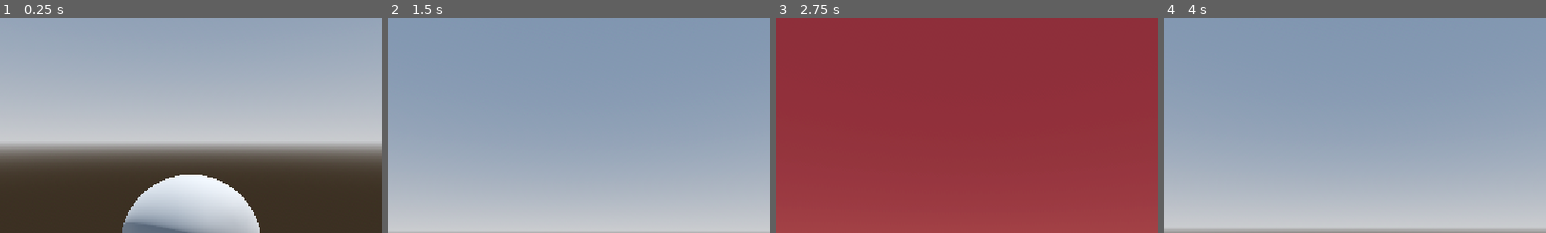
Above: before the commit, frames 1-4 (left to right).
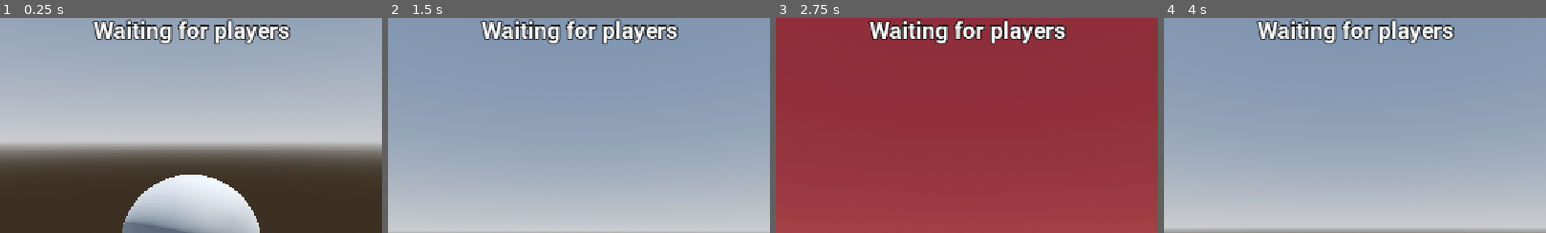
Above: after the commit, the same moments.

Repository: Virus01Official/forgotten_rewrite
Game: Godot game, scene res://main.tscn
Same seed, same stepped clock (60 frames per second), same inputs: the game is played once before the commit and once after it.
Inputs (mouse positions are % of the whole screen's width and height, from its top left):
- Up to frame 1 (0.25 s): no input
- Up to frame 2 (1.5 s): move the mouse to (55, 50) at 0.52 s; hold Up (ui_up) from 0.53 s (still down); tap Q (Ability1) at 0.6 s; move the mouse to (45, 50) at 1.27 s; tap E (Ability2) at 1.35 s
- Up to frame 3 (2.75 s): keep holding Up (ui_up); move the mouse to (52, 48) at 2.02 s; click (52, 48) at 2.1 s
- Up to frame 4 (4 s): keep holding Up (ui_up); move the mouse to (49, 52) at 2.77 s; tap V (ChangeCam) at 2.85 s; tap Enter at 3.5 s; move the mouse to (57, 51) at 3.52 s; hold Shift (Sprint) from 3.53 s (still down)
The pictures show only the part of the screen within x 25-75%, y 0-50%; the shares and areas given below are measured in that part.

The runs differ from the first frame. In frame 1, 3.5% of the frame differs, in the area x 24-77%, y 0-12%; in frame 2, 3.6%; in frame 3, 3.5%; in frame 4, 3.6%.

Commit message:
small changes

Diff:
--- a/UI/player_ui.tscn
+++ b/UI/player_ui.tscn
@@ -1,4 +1,12 @@
 [gd_scene format=3 uid="uid://bp0hs4qgh4lf"]
+
+[ext_resource type="FontFile" uid="uid://diu4olylqsotv" path="res://assets/fonts/Roboto/static/Roboto-Bold.ttf" id="1_c8xti"]
+
+[sub_resource type="LabelSettings" id="LabelSettings_nplvd"]
+font = ExtResource("1_c8xti")
+font_size = 35
+outline_size = 6
+outline_color = Color(0, 0, 0, 1)
 
 [node name="player_ui" type="Control" unique_id=1532252855]
 layout_mode = 3
@@ -7,3 +15,18 @@
 anchor_bottom = 1.0
 grow_horizontal = 2
 grow_vertical = 2
+
+[node name="SpectatorStuff" type="Control" parent="." unique_id=2023826759]
+anchors_preset = 0
+offset_right = 1150.0
+offset_bottom = 644.0
+
+[node name="Label" type="Label" parent="SpectatorStuff" unique_id=561018065]
+layout_mode = 0
+offset_top = -2.0
+offset_right = 1154.0
+offset_bottom = 40.0
+text = "Intermission: 30"
+label_settings = SubResource("LabelSettings_nplvd")
+horizontal_alignment = 1
+vertical_alignment = 1
--- a/scenes/player.tscn
+++ b/scenes/player.tscn
@@ -3,6 +3,7 @@
 [ext_resource type="Script" uid="uid://rercrifwq0o1" path="res://scripts/player.gd" id="1_3vyb7"]
 [ext_resource type="Script" uid="uid://drb8j8f1rc4nl" path="res://scripts/ability_component.gd" id="2_g2els"]
 [ext_resource type="PackedScene" uid="uid://qo6absgsr8yf" path="res://scenes/other/hitboxes.tscn" id="2_qhqgy"]
+[ext_resource type="PackedScene" uid="uid://bp0hs4qgh4lf" path="res://UI/player_ui.tscn" id="4_dqkch"]
 
 [sub_resource type="CapsuleShape3D" id="CapsuleShape3D_u8vuu"]
 
@@ -38,3 +39,5 @@
 
 [node name="FirstPersonCam" type="Camera3D" parent="." unique_id=54325718]
 transform = Transform3D(1, 0, 0, 0, 1, 0, 0, 0, 1, 0, 0.6779641, -0.24250025)
+
+[node name="player_ui" parent="." unique_id=1532252855 instance=ExtResource("4_dqkch")]
--- a/scripts/hitboxes.gd
+++ b/scripts/hitboxes.gd
@@ -11,8 +11,6 @@
 			hit_flag.append(true)
 			body.health -= 25
 			_turn_green()
-		else:
-			print("ded")
 
 func _turn_green() -> void:
 	var mesh = $CollisionShape3D/MeshInstance3D
--- a/scripts/main.gd
+++ b/scripts/main.gd
@@ -1,4 +1,6 @@
 extends Node
+
+var intermission_started := false
 
 func add_hitbox(hitbox, pos, hit_flag: Array) -> void:
 	var instance = hitbox.instantiate()
@@ -10,11 +12,24 @@
 	instance.queue_free()
 
 func _process(_delta: float) -> void:
-	if get_player_count() > 1:
+	if get_player_count() > 1 and not intermission_started:
+		intermission_started = true
 		start_intermission()
+	else:
+		for player in get_players():
+			player.get_node("player_ui/SpectatorStuff/Label").text = \
+				"Waiting for players"
+
+	if $Intermission.time_left > 0:
+		for player in get_players():
+			player.get_node("player_ui/SpectatorStuff/Label").text = \
+				"Intermission: " + str(snapped($Intermission.time_left, 1.0))
 
 func get_player_count() -> int:
 	return get_tree().get_nodes_in_group("players").size()
 
+func get_players():
+	return get_tree().get_nodes_in_group("players")
+
 func start_intermission() -> void:
 	$Intermission.start(30)
Binary file added: assets/fonts/Roboto/static/Roboto-Black.ttf
Not shown, added: assets/fonts/Roboto/static/Roboto-Black.ttf.import
Binary file added: assets/fonts/Roboto/static/Roboto-BlackItalic.ttf
Not shown, added: assets/fonts/Roboto/static/Roboto-BlackItalic.ttf.import
Binary file added: assets/fonts/Roboto/static/Roboto-Bold.ttf
Not shown, added: assets/fonts/Roboto/static/Roboto-Bold.ttf.import
Binary file added: assets/fonts/Roboto/static/Roboto-BoldItalic.ttf
Not shown, added: assets/fonts/Roboto/static/Roboto-BoldItalic.ttf.import
Binary file added: assets/fonts/Roboto/static/Roboto-ExtraBold.ttf
Not shown, added: assets/fonts/Roboto/static/Roboto-ExtraBold.ttf.import
Binary file added: assets/fonts/Roboto/static/Roboto-ExtraBoldItalic.ttf
Not shown, added: assets/fonts/Roboto/static/Roboto-ExtraBoldItalic.ttf.import
(and 96 more such lines)
